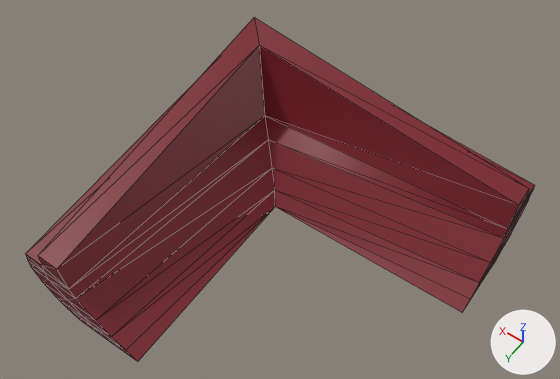
The FBX model Assets/Models/Buildings Kit/Imperial Buildings/BRoofPanelCornerTrim_A.fbx: old version first, new version second.
Camera for both pictures: a camera (50 mm lens) standing at (-0.96, 5.45, 9.44) and looking at (2.57, 0.51, 1.67). The lights are fixed; the arrows at lower right show +X, +Y and +Z. The picture after the commit comes second. Mesh edges are drawn as thin lines.

Script lines for the objects in view, before the commit:
```python
me_cube_092 = bpy.data.meshes.new('Cube.092')
me_cube_092.from_pydata(...)  # 61 vertices, 118 faces; spans x 0.0..4.63, y -1.63..3.0, z 0.5..2.38
me_cube_092.materials.append(mat_i_rooftrim)  # red #7d1f29
ob_broofpannelcornertrim_a = bpy.data.objects.new('BRoofPannelCornerTrim_A', me_cube_092)
ob_broofpannelcornertrim_a.location = (0.0, 0.0, 0.0)
```
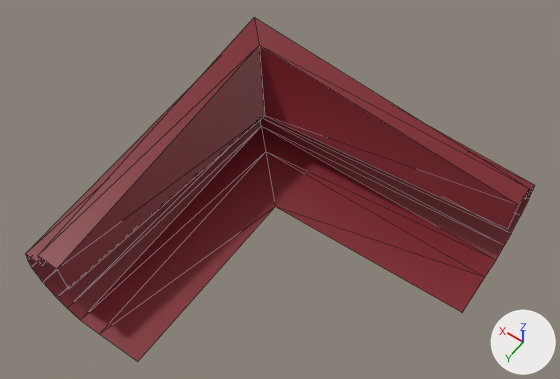
What differs and where, as boxes (x1, y1, x2, y2) in the pictures (560 x 379 px):
part 1 of me_cube_092, cut back
    before: (27, 114, 534, 361)
    after: (265, 114, 517, 205)

The change in detail:
me_cube_092 is used by ob_broofpannelcornertrim_a; location (0.0, 0.0, 0.0).
me_cube_092 had 61 vertices, 118 faces and spanned x 0.0..4.63, y -1.63..3.0, z 0.5..2.38.
me_cube_092 now has 39 vertices, 48 faces and spans x 0.0..4.63, y -1.63..3.0, z 0.5..2.38.
Part 1, on me_cube_092:
22 vertices are removed from x 0.0..4.32, y -1.32..3.0, z 0.6..1.32.
71 faces are deleted.
1 new face joins them.
